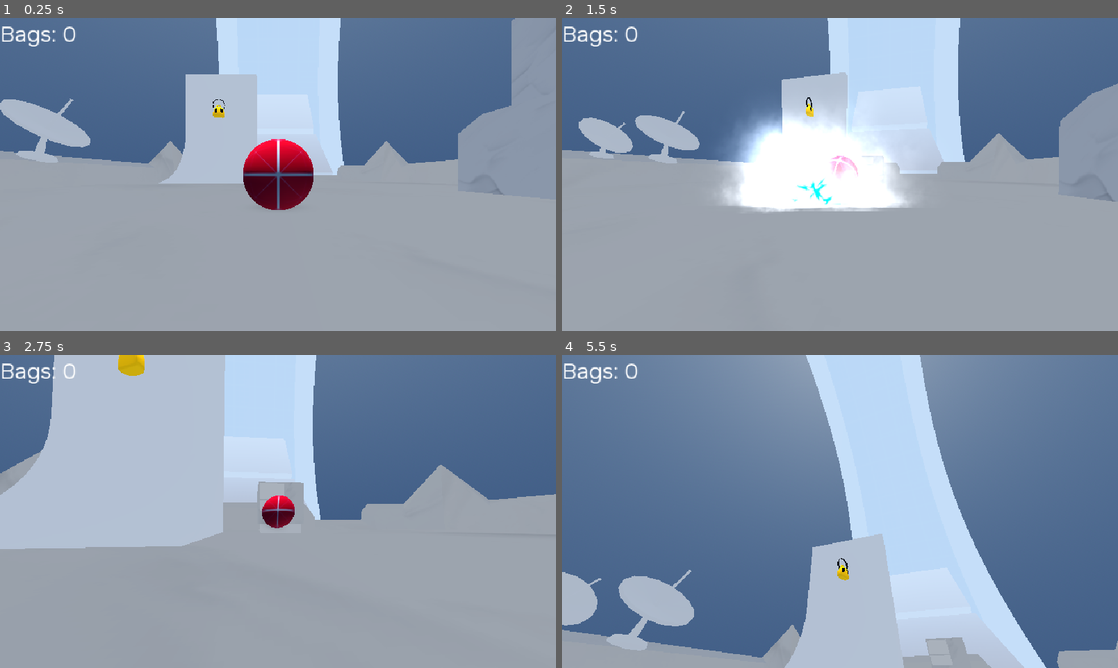
Above: before the commit, frames 1-4 (two rows, left to right).
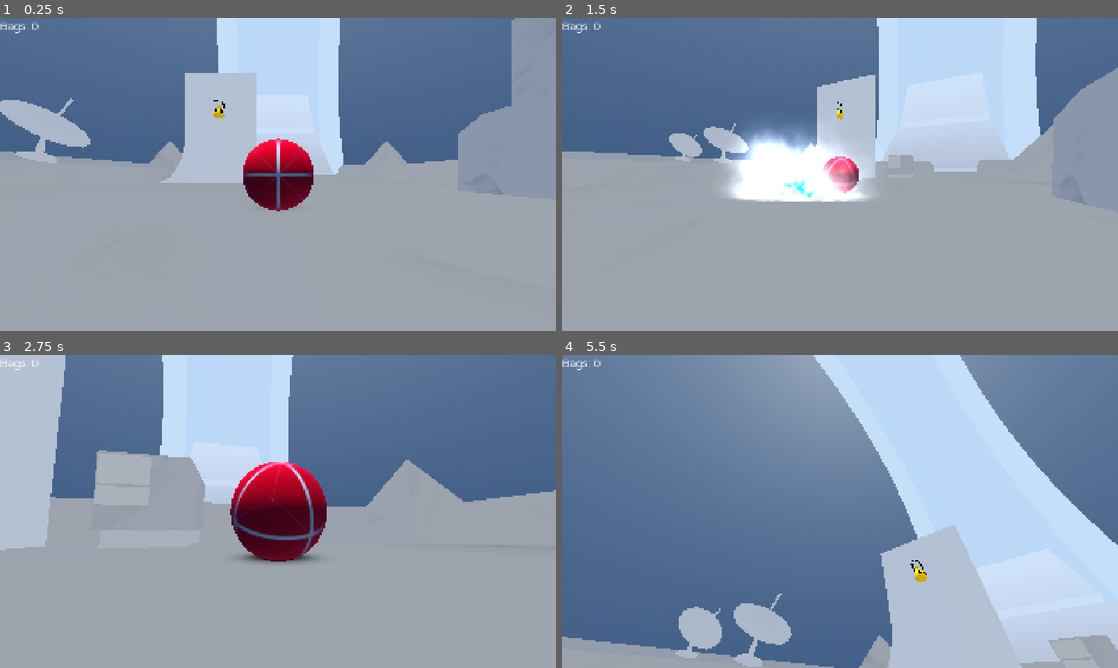
Above: after the commit, the same moments.

Repository: Bartticus/GMTK2025
Game: Godot game, scene res://Scenes/main/main.tscn
Same seed, same stepped clock (60 frames per second), same inputs: the game is played once before the commit and once after it.
Inputs (mouse positions are in pixels of both pictures, inside the frame that each line leads up to):
- Up to frame 1 (0.25 s): no input
- Up to frame 2 (1.5 s): move the mouse to (867, 174) at 0.52 s; hold Space (drift) 0.53-1.28 s; hold W (forward) from 0.53 s (still down); move the mouse to (812, 174) at 1.27 s; tap Mouse wheel down (wheel_down) at 1.35 s
- Up to frame 3 (2.75 s): keep holding W (forward); move the mouse to (289, 505) at 2.02 s; hold Mouse wheel up (wheel_up) from 2.03 s (still down)
- Up to frame 4 (5.5 s): move the mouse to (834, 517) at 2.77 s; release Mouse wheel up (wheel_up) at 2.78 s; tap Space (drift) at 2.85 s; move the mouse to (878, 514) at 3.52 s; hold Mouse wheel down (wheel_down) 3.53-4.25 s; tap Escape (ui_cancel) at 4.15 s; release W (forward) at 4.25 s; click "Restart" at 4.25 s; move the mouse to (795, 508) at 5.02 s; hold W (forward) from 5.03 s (still down); tap Mouse wheel up (wheel_up) at 5.1 s

The runs differ from the first frame. In frame 1, 1.1% of the frame differs, in the area x 0-93%, y 0-62%; in frame 2, 19%; in frame 3, 27%; in frame 4, 38%, in the area x 0-100%, y 0-100%.

Commit message:
Updated blur, resolution

Diff:
--- a/Scenes/menus/pause_screen.tscn
+++ b/Scenes/menus/pause_screen.tscn
@@ -35,6 +35,18 @@
 "update": 0,
 "values": [Color(1, 1, 1, 0)]
 }
+tracks/2/type = "value"
+tracks/2/imported = false
+tracks/2/enabled = true
+tracks/2/path = NodePath("MarginContainer:modulate")
+tracks/2/interp = 1
+tracks/2/loop_wrap = true
+tracks/2/keys = {
+"times": PackedFloat32Array(0),
+"transitions": PackedFloat32Array(1),
+"update": 0,
+"values": [Color(1, 1, 1, 0)]
+}
 
 [sub_resource type="Animation" id="Animation_a1r0b"]
 resource_name = "blur"
@@ -49,7 +61,7 @@
 "times": PackedFloat32Array(0, 0.3),
 "transitions": PackedFloat32Array(1, 1),
 "update": 0,
-"values": [0.0, 0.902]
+"values": [0.0, 1.577]
 }
 tracks/1/type = "value"
 tracks/1/imported = false
@@ -58,6 +70,18 @@
 tracks/1/interp = 1
 tracks/1/loop_wrap = true
 tracks/1/keys = {
+"times": PackedFloat32Array(0, 0.3),
+"transitions": PackedFloat32Array(1, 1),
+"update": 0,
+"values": [Color(1, 1, 1, 0), Color(1, 1, 1, 1)]
+}
+tracks/2/type = "value"
+tracks/2/imported = false
+tracks/2/enabled = true
+tracks/2/path = NodePath("MarginContainer:modulate")
+tracks/2/interp = 1
+tracks/2/loop_wrap = true
+tracks/2/keys = {
 "times": PackedFloat32Array(0, 0.3),
 "transitions": PackedFloat32Array(1, 1),
 "update": 0,
@@ -90,6 +114,7 @@
 grow_vertical = 2
 
 [node name="MarginContainer" type="MarginContainer" parent="."]
+modulate = Color(1, 1, 1, 0)
 layout_mode = 1
 anchors_preset = 15
 anchor_right = 1.0
--- a/project.godot
+++ b/project.godot
@@ -25,9 +25,8 @@
 
 [display]
 
-window/size/viewport_width=960
-window/size/viewport_height=540
-window/size/mode=2
+window/size/viewport_width=1920
+window/size/viewport_height=1080
 window/stretch/mode="canvas_items"
 
 [input]
